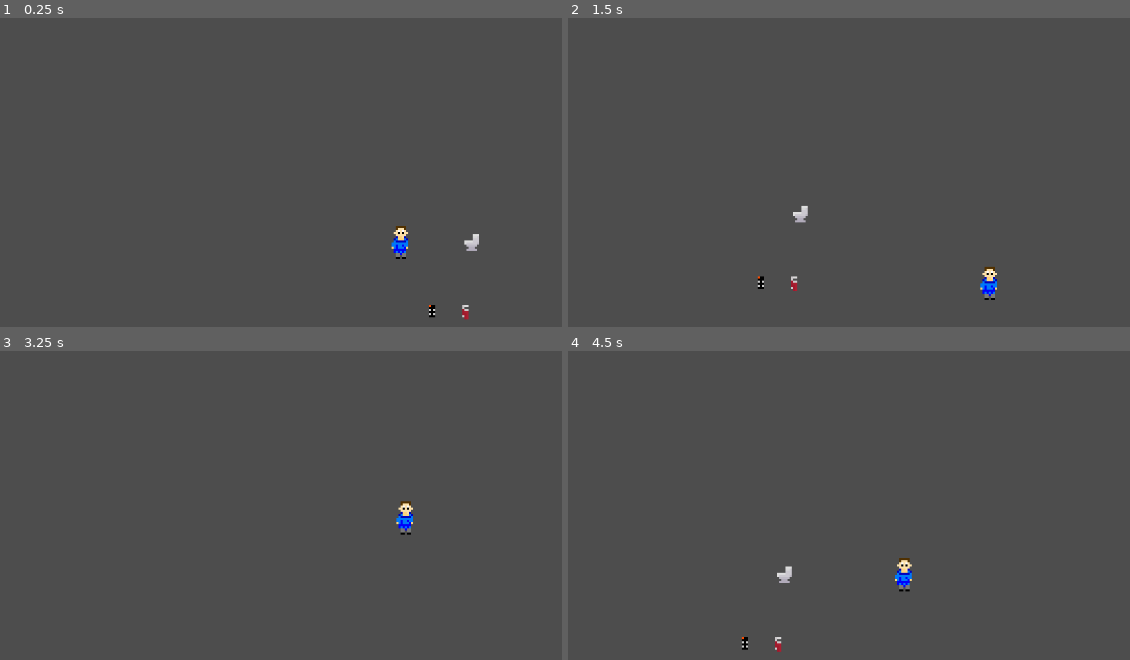
Above: before the commit, frames 1-4 (two rows, left to right).
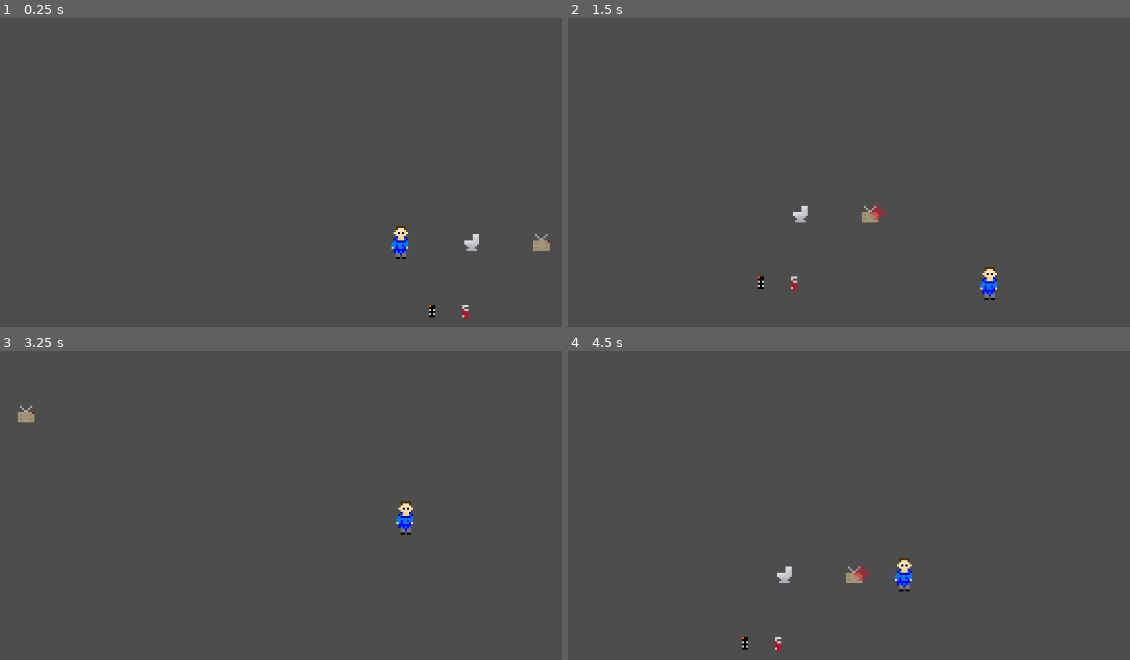
Above: after the commit, the same moments.

Repository: Miles-Miles2/MicroJam_RETRO
Game: Godot game, scene res://scenes/test_scene.tscn
Same seed, same stepped clock (60 frames per second), same inputs: the game is played once before the commit and once after it. The project has no main scene, so this scene is started directly.
Inputs (mouse positions are in pixels of both pictures, inside the frame that each line leads up to):
- Up to frame 1 (0.25 s): no input
- Up to frame 2 (1.5 s): tap Enter at 0.5 s; move the mouse to (outside the picture) at 0.52 s; hold D (move_right) 0.53-1.28 s; tap E (interact) at 0.6 s; move the mouse to (804, 265) at 1.27 s; hold S (move_down) from 1.28 s (still down); tap Q (drop) at 1.35 s
- Up to frame 3 (3.25 s): tap E (interact) at 1.55, 2.1, 3.05 s; move the mouse to (477, 477) at 2.02 s; release S (move_down) at 2.03 s; hold D (move_right) 2.03-2.78 s; move the mouse to (outside the picture) at 2.77 s; hold W (move_up) from 2.78 s (still down); tap 1 (invSlot1) at 2.85 s
- Up to frame 4 (4.5 s): move the mouse to (outside the picture) at 3.52 s; release W (move_up) at 3.53 s; hold A (move_left) from 3.53 s (still down); tap 2 (invSlot2) at 3.6 s; tap E (interact) at 3.8, 4.35 s; move the mouse to (725, 508) at 4.27 s

The runs differ from the first frame. In frame 1, 0.1% of the frame differs, in the area x 94-98%, y 69-76%; in frame 2, 0.2%; in frame 3, 0.1%; in frame 4, 0.2%, in the area x 49-54%, y 69-76%.
Error in both runs: Invalid assignment of property or key 'equipped' with value of type 'bool' on a base object of type 'Nil'. (res://scripts/player.gd:47)

Commit message:
lowkey forgot what i added

Diff:
--- a/scenes/map.tscn
+++ b/scenes/map.tscn
@@ -25,75 +25,203 @@
 separation = Vector2i(1, 1)
 texture_region_size = Vector2i(8, 8)
 0:0/0 = 0
+0:0/0/physics_layer_0/linear_velocity = Vector2(0, 0)
+0:0/0/physics_layer_0/angular_velocity = 0.0
 1:0/0 = 0
+1:0/0/physics_layer_0/linear_velocity = Vector2(0, 0)
+1:0/0/physics_layer_0/angular_velocity = 0.0
 2:0/0 = 0
+2:0/0/physics_layer_0/linear_velocity = Vector2(0, 0)
+2:0/0/physics_layer_0/angular_velocity = 0.0
 3:0/0 = 0
+3:0/0/physics_layer_0/linear_velocity = Vector2(0, 0)
+3:0/0/physics_layer_0/angular_velocity = 0.0
 4:0/0 = 0
+4:0/0/physics_layer_0/linear_velocity = Vector2(0, 0)
+4:0/0/physics_layer_0/angular_velocity = 0.0
 5:0/0 = 0
+5:0/0/physics_layer_0/linear_velocity = Vector2(0, 0)
+5:0/0/physics_layer_0/angular_velocity = 0.0
 6:0/0 = 0
+6:0/0/physics_layer_0/linear_velocity = Vector2(0, 0)
+6:0/0/physics_layer_0/angular_velocity = 0.0
 7:0/0 = 0
+7:0/0/physics_layer_0/linear_velocity = Vector2(0, 0)
+7:0/0/physics_layer_0/angular_velocity = 0.0
 0:1/0 = 0
+0:1/0/physics_layer_0/linear_velocity = Vector2(0, 0)
+0:1/0/physics_layer_0/angular_velocity = 0.0
 1:1/0 = 0
+1:1/0/physics_layer_0/linear_velocity = Vector2(0, 0)
+1:1/0/physics_layer_0/angular_velocity = 0.0
 2:1/0 = 0
+2:1/0/physics_layer_0/linear_velocity = Vector2(0, 0)
+2:1/0/physics_layer_0/angular_velocity = 0.0
 3:1/0 = 0
+3:1/0/physics_layer_0/linear_velocity = Vector2(0, 0)
+3:1/0/physics_layer_0/angular_velocity = 0.0
 4:1/0 = 0
+4:1/0/physics_layer_0/linear_velocity = Vector2(0, 0)
+4:1/0/physics_layer_0/angular_velocity = 0.0
 5:1/0 = 0
+5:1/0/physics_layer_0/linear_velocity = Vector2(0, 0)
+5:1/0/physics_layer_0/angular_velocity = 0.0
 6:1/0 = 0
+6:1/0/physics_layer_0/linear_velocity = Vector2(0, 0)
+6:1/0/physics_layer_0/angular_velocity = 0.0
 6:1/0/physics_layer_0/polygon_0/points = PackedVector2Array(-4, -4, 4, -4, 4, 4, -4, 4)
 7:1/0 = 0
+7:1/0/physics_layer_0/linear_velocity = Vector2(0, 0)
+7:1/0/physics_layer_0/angular_velocity = 0.0
 0:2/0 = 0
+0:2/0/physics_layer_0/linear_velocity = Vector2(0, 0)
+0:2/0/physics_layer_0/angular_velocity = 0.0
 0:2/0/physics_layer_0/polygon_0/points = PackedVector2Array(-4, -4, 4, -4, 4, 4, -4, 4)
 1:2/0 = 0
+1:2/0/physics_layer_0/linear_velocity = Vector2(0, 0)
+1:2/0/physics_layer_0/angular_velocity = 0.0
 1:2/0/physics_layer_0/polygon_0/points = PackedVector2Array(-4, -4, 4, -4, 4, 4, -4, 4)
 2:2/0 = 0
+2:2/0/physics_layer_0/linear_velocity = Vector2(0, 0)
+2:2/0/physics_layer_0/angular_velocity = 0.0
 2:2/0/physics_layer_0/polygon_0/points = PackedVector2Array(-4, -4, 4, -4, 4, 4, -4, 4)
 3:2/0 = 0
+3:2/0/physics_layer_0/linear_velocity = Vector2(0, 0)
+3:2/0/physics_layer_0/angular_velocity = 0.0
 3:2/0/physics_layer_0/polygon_0/points = PackedVector2Array(-4, -4, 4, -4, 4, 4, -4, 4)
 4:2/0 = 0
+4:2/0/physics_layer_0/linear_velocity = Vector2(0, 0)
+4:2/0/physics_layer_0/angular_velocity = 0.0
 4:2/0/physics_layer_0/polygon_0/points = PackedVector2Array(-4, -4, 4, -4, 4, 4, -4, 4)
 5:2/0 = 0
+5:2/0/physics_layer_0/linear_velocity = Vector2(0, 0)
+5:2/0/physics_layer_0/angular_velocity = 0.0
 6:2/0 = 0
+6:2/0/physics_layer_0/linear_velocity = Vector2(0, 0)
+6:2/0/physics_layer_0/angular_velocity = 0.0
 7:2/0 = 0
+7:2/0/physics_layer_0/linear_velocity = Vector2(0, 0)
+7:2/0/physics_layer_0/angular_velocity = 0.0
 0:3/0 = 0
+0:3/0/physics_layer_0/linear_velocity = Vector2(0, 0)
+0:3/0/physics_layer_0/angular_velocity = 0.0
 1:3/0 = 0
+1:3/0/physics_layer_0/linear_velocity = Vector2(0, 0)
+1:3/0/physics_layer_0/angular_velocity = 0.0
 2:3/0 = 0
+2:3/0/physics_layer_0/linear_velocity = Vector2(0, 0)
+2:3/0/physics_layer_0/angular_velocity = 0.0
 3:3/0 = 0
+3:3/0/physics_layer_0/linear_velocity = Vector2(0, 0)
+3:3/0/physics_layer_0/angular_velocity = 0.0
 4:3/0 = 0
+4:3/0/physics_layer_0/linear_velocity = Vector2(0, 0)
+4:3/0/physics_layer_0/angular_velocity = 0.0
 5:3/0 = 0
+5:3/0/physics_layer_0/linear_velocity = Vector2(0, 0)
+5:3/0/physics_layer_0/angular_velocity = 0.0
 6:3/0 = 0
+6:3/0/physics_layer_0/linear_velocity = Vector2(0, 0)
+6:3/0/physics_layer_0/angular_velocity = 0.0
 7:3/0 = 0
+7:3/0/physics_layer_0/linear_velocity = Vector2(0, 0)
+7:3/0/physics_layer_0/angular_velocity = 0.0
 0:4/0 = 0
+0:4/0/physics_layer_0/linear_velocity = Vector2(0, 0)
+0:4/0/physics_layer_0/angular_velocity = 0.0
 1:4/0 = 0
+1:4/0/physics_layer_0/linear_velocity = Vector2(0, 0)
+1:4/0/physics_layer_0/angular_velocity = 0.0
 2:4/0 = 0
+2:4/0/physics_layer_0/linear_velocity = Vector2(0, 0)
+2:4/0/physics_layer_0/angular_velocity = 0.0
 3:4/0 = 0
+3:4/0/physics_layer_0/linear_velocity = Vector2(0, 0)
+3:4/0/physics_layer_0/angular_velocity = 0.0
 4:4/0 = 0
+4:4/0/physics_layer_0/linear_velocity = Vector2(0, 0)
+4:4/0/physics_layer_0/angular_velocity = 0.0
 5:4/0 = 0
+5:4/0/physics_layer_0/linear_velocity = Vector2(0, 0)
+5:4/0/physics_layer_0/angular_velocity = 0.0
 6:4/0 = 0
+6:4/0/physics_layer_0/linear_velocity = Vector2(0, 0)
+6:4/0/physics_layer_0/angular_velocity = 0.0
 7:4/0 = 0
+7:4/0/physics_layer_0/linear_velocity = Vector2(0, 0)
+7:4/0/physics_layer_0/angular_velocity = 0.0
 0:5/0 = 0
+0:5/0/physics_layer_0/linear_velocity = Vector2(0, 0)
+0:5/0/physics_layer_0/angular_velocity = 0.0
 1:5/0 = 0
+1:5/0/physics_layer_0/linear_velocity = Vector2(0, 0)
+1:5/0/physics_layer_0/angular_velocity = 0.0
 2:5/0 = 0
+2:5/0/physics_layer_0/linear_velocity = Vector2(0, 0)
+2:5/0/physics_layer_0/angular_velocity = 0.0
 3:5/0 = 0
+3:5/0/physics_layer_0/linear_velocity = Vector2(0, 0)
+3:5/0/physics_layer_0/angular_velocity = 0.0
 4:5/0 = 0
+4:5/0/physics_layer_0/linear_velocity = Vector2(0, 0)
+4:5/0/physics_layer_0/angular_velocity = 0.0
 5:5/0 = 0
+5:5/0/physics_layer_0/linear_velocity = Vector2(0, 0)
+5:5/0/physics_layer_0/angular_velocity = 0.0
 6:5/0 = 0
+6:5/0/physics_layer_0/linear_velocity = Vector2(0, 0)
+6:5/0/physics_layer_0/angular_velocity = 0.0
 7:5/0 = 0
+7:5/0/physics_layer_0/linear_velocity = Vector2(0, 0)
+7:5/0/physics_layer_0/angular_velocity = 0.0
 0:6/0 = 0
+0:6/0/physics_layer_0/linear_velocity = Vector2(0, 0)
+0:6/0/physics_layer_0/angular_velocity = 0.0
 1:6/0 = 0
+1:6/0/physics_layer_0/linear_velocity = Vector2(0, 0)
+1:6/0/physics_layer_0/angular_velocity = 0.0
 2:6/0 = 0
+2:6/0/physics_layer_0/linear_velocity = Vector2(0, 0)
+2:6/0/physics_layer_0/angular_velocity = 0.0
 3:6/0 = 0
+3:6/0/physics_layer_0/linear_velocity = Vector2(0, 0)
+3:6/0/physics_layer_0/angular_velocity = 0.0
 4:6/0 = 0
+4:6/0/physics_layer_0/linear_velocity = Vector2(0, 0)
+4:6/0/physics_layer_0/angular_velocity = 0.0
 5:6/0 = 0
+5:6/0/physics_layer_0/linear_velocity = Vector2(0, 0)
+5:6/0/physics_layer_0/angular_velocity = 0.0
 6:6/0 = 0
+6:6/0/physics_layer_0/linear_velocity = Vector2(0, 0)
+6:6/0/physics_layer_0/angular_velocity = 0.0
 7:6/0 = 0
+7:6/0/physics_layer_0/linear_velocity = Vector2(0, 0)
+7:6/0/physics_layer_0/angular_velocity = 0.0
 0:7/0 = 0
+0:7/0/physics_layer_0/linear_velocity = Vector2(0, 0)
+0:7/0/physics_layer_0/angular_velocity = 0.0
 1:7/0 = 0
+1:7/0/physics_layer_0/linear_velocity = Vector2(0, 0)
+1:7/0/physics_layer_0/angular_velocity = 0.0
 2:7/0 = 0
+2:7/0/physics_layer_0/linear_velocity = Vector2(0, 0)
+2:7/0/physics_layer_0/angular_velocity = 0.0
 3:7/0 = 0
+3:7/0/physics_layer_0/linear_velocity = Vector2(0, 0)
+3:7/0/physics_layer_0/angular_velocity = 0.0
 4:7/0 = 0
+4:7/0/physics_layer_0/linear_velocity = Vector2(0, 0)
+4:7/0/physics_layer_0/angular_velocity = 0.0
 5:7/0 = 0
+5:7/0/physics_layer_0/linear_velocity = Vector2(0, 0)
+5:7/0/physics_layer_0/angular_velocity = 0.0
 6:7/0 = 0
+6:7/0/physics_layer_0/linear_velocity = Vector2(0, 0)
+6:7/0/physics_layer_0/angular_velocity = 0.0
 7:7/0 = 0
+7:7/0/physics_layer_0/linear_velocity = Vector2(0, 0)
+7:7/0/physics_layer_0/angular_velocity = 0.0
 
 [sub_resource type="TileSet" id="TileSet_3bgcx"]
 tile_size = Vector2i(8, 8)
--- a/scenes/remote.tscn
+++ b/scenes/remote.tscn
@@ -6,12 +6,12 @@
 [sub_resource type="CircleShape2D" id="CircleShape2D_3ieah"]
 radius = 5.0
 
-[node name="remote" type="Node2D" groups=["interactable"]]
+[node name="remote" type="Node2D" groups=["interactable", "remote"]]
 
 [node name="Sprite2D" type="Sprite2D" parent="."]
 texture = ExtResource("1_tlt7l")
 
-[node name="Area2D" type="Area2D" parent="."]
+[node name="Area2D" type="Area2D" parent="." groups=["remote"]]
 script = ExtResource("1_2dt42")
 
 [node name="CollisionShape2D" type="CollisionShape2D" parent="Area2D"]
--- a/scenes/test_scene.tscn
+++ b/scenes/test_scene.tscn
@@ -1,10 +1,11 @@
-[gd_scene load_steps=6 format=3 uid="uid://ucvv5l8gwdsw"]
+[gd_scene load_steps=7 format=3 uid="uid://ucvv5l8gwdsw"]
 
 [ext_resource type="PackedScene" uid="uid://dh7kpecfgof2x" path="res://scenes/player.tscn" id="1_77pej"]
 [ext_resource type="PackedScene" uid="uid://bf0ub71r6ynkt" path="res://scenes/wrench.tscn" id="1_w610b"]
 [ext_resource type="PackedScene" uid="uid://bfaa0gnwd71kl" path="res://scenes/toilet.tscn" id="2_sjfa4"]
 [ext_resource type="PackedScene" uid="uid://d3ubdl3rhs7sb" path="res://scenes/camera.tscn" id="3_hcqxv"]
 [ext_resource type="PackedScene" uid="uid://duxu01lw6vnv4" path="res://scenes/remote.tscn" id="4_2ahfh"]
+[ext_resource type="PackedScene" uid="uid://enryp0oxeu15" path="res://scenes/tv.tscn" id="6_i5yyb"]
 
 [node name="testScene" type="Node2D"]
 
@@ -23,3 +24,6 @@
 
 [node name="remote" parent="." instance=ExtResource("4_2ahfh")]
 position = Vector2(15, 33)
+
+[node name="tv" parent="." instance=ExtResource("6_i5yyb")]
+position = Vector2(68, 0)
--- a/scenes/tv.tscn
+++ b/scenes/tv.tscn
@@ -1,8 +1,78 @@
-[gd_scene load_steps=2 format=3 uid="uid://enryp0oxeu15"]
+[gd_scene load_steps=11 format=3 uid="uid://enryp0oxeu15"]
 
 [ext_resource type="Texture2D" uid="uid://8m3deixomkf" path="res://Assets/tv.png" id="1_bgk0o"]
+[ext_resource type="Texture2D" uid="uid://c7ujrj80rmu67" path="res://Assets/textSpritesheet.png" id="2_ptw52"]
+[ext_resource type="Script" path="res://scripts/tv.gd" id="3_gs268"]
+[ext_resource type="Texture2D" uid="uid://cuwsxq3ineyfw" path="res://Assets/blinking.png" id="4_nrjgo"]
 
-[node name="tv" type="Node2D"]
+[sub_resource type="CanvasItemMaterial" id="CanvasItemMaterial_cne0g"]
+particles_animation = true
+particles_anim_h_frames = 3
+particles_anim_v_frames = 1
+particles_anim_loop = false
+
+[sub_resource type="Gradient" id="Gradient_b6vyt"]
+offsets = PackedFloat32Array(0, 0.666667, 1)
+colors = PackedColorArray(0, 0, 0, 1, 0, 0, 0, 1, 0, 0, 0, 0)
+
+[sub_resource type="RectangleShape2D" id="RectangleShape2D_4qxws"]
+size = Vector2(3, 3)
+
+[sub_resource type="AtlasTexture" id="AtlasTexture_v05l4"]
+atlas = ExtResource("4_nrjgo")
+region = Rect2(0, 0, 8, 8)
+
+[sub_resource type="AtlasTexture" id="AtlasTexture_y0sxv"]
+atlas = ExtResource("4_nrjgo")
+region = Rect2(8, 0, 8, 8)
+
+[sub_resource type="SpriteFrames" id="SpriteFrames_cer81"]
+animations = [{
+"frames": [{
+"duration": 1.0,
+"texture": SubResource("AtlasTexture_v05l4")
+}, {
+"duration": 1.0,
+"texture": SubResource("AtlasTexture_v05l4")
+}, {
+"duration": 1.0,
+"texture": SubResource("AtlasTexture_y0sxv")
+}],
+"loop": true,
+"name": &"default",
+"speed": 3.0
+}]
+
+[node name="tv" type="Node2D" groups=["interactable"]]
 
 [node name="Sprite2D" type="Sprite2D" parent="."]
 texture = ExtResource("1_bgk0o")
+
+[node name="textParticles" type="CPUParticles2D" parent="."]
+z_index = -1
+material = SubResource("CanvasItemMaterial_cne0g")
+position = Vector2(0, 1)
+emitting = false
+amount = 1
+texture = ExtResource("2_ptw52")
+direction = Vector2(1, -1)
+spread = 30.0
+gravity = Vector2(0, 0)
+initial_velocity_min = 16.4
+initial_velocity_max = 25.0
+color_ramp = SubResource("Gradient_b6vyt")
+anim_offset_max = 1.0
+
+[node name="Area2D" type="Area2D" parent="."]
+script = ExtResource("3_gs268")
+
+[node name="CollisionShape2D" type="CollisionShape2D" parent="Area2D"]
+position = Vector2(3.5, -0.5)
+shape = SubResource("RectangleShape2D_4qxws")
+
+[node name="AnimatedSprite2D" type="AnimatedSprite2D" parent="."]
+visible = false
+position = Vector2(3, 0)
+sprite_frames = SubResource("SpriteFrames_cer81")
+autoplay = "default"
+frame_progress = 0.699496
--- /dev/null
+++ b/scripts/tv.gd
@@ -0,0 +1,19 @@
+extends Area2D
+
+var active: bool = false
+
+func _ready() -> void:
+	beginEvent()
+
+func beginEvent():
+	active = true
+	get_parent().get_node("AnimatedSprite2D").visible = true
+
+func interact(plyr: Node2D, tool: Node2D):
+	print("interacted")
+	if plyr.global_position.distance_to(global_position) <= 10:
+		print("player close")
+		if active == true:
+			if tool.is_in_group("remote"):
+				active = false
+				get_parent().get_node("AnimatedSprite2D").visible = false
Binary file added: Assets/blinking.ase
Binary file added: Assets/blinking.png
Not shown, added: Assets/blinking.png.import
Binary file added: Assets/textSpritesheet.ase
Binary file added: Assets/textSpritesheet.png
Not shown, added: Assets/textSpritesheet.png.import
Not shown: 1 places in scenes/map.tscn that only renumber resources
